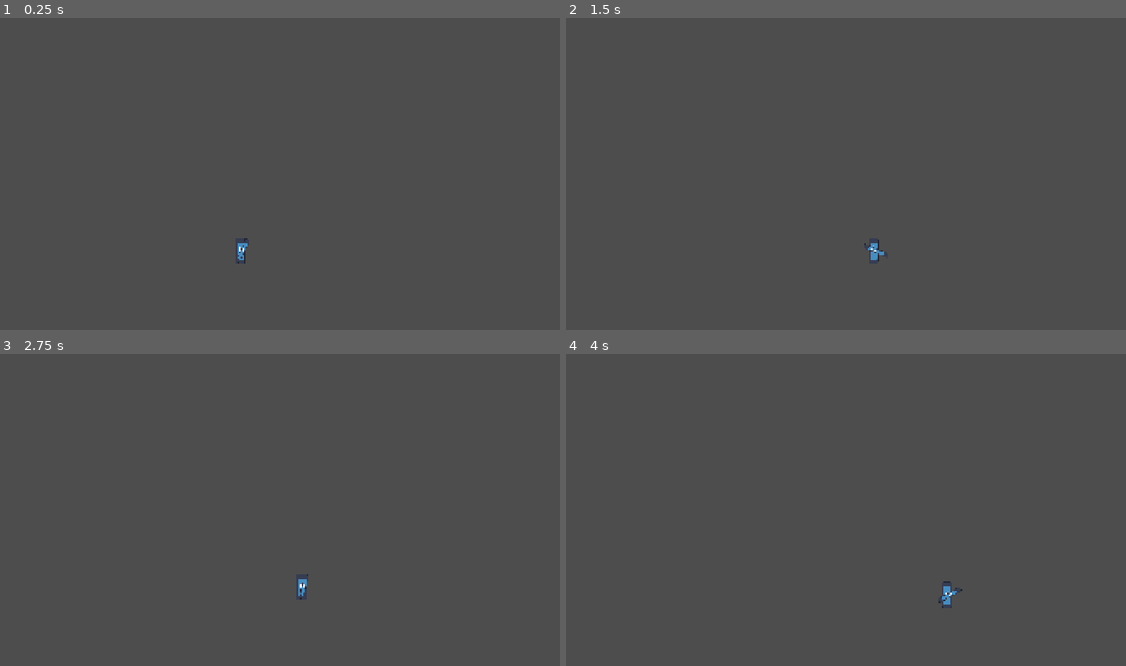
Above: before the commit, frames 1-4 (two rows, left to right).
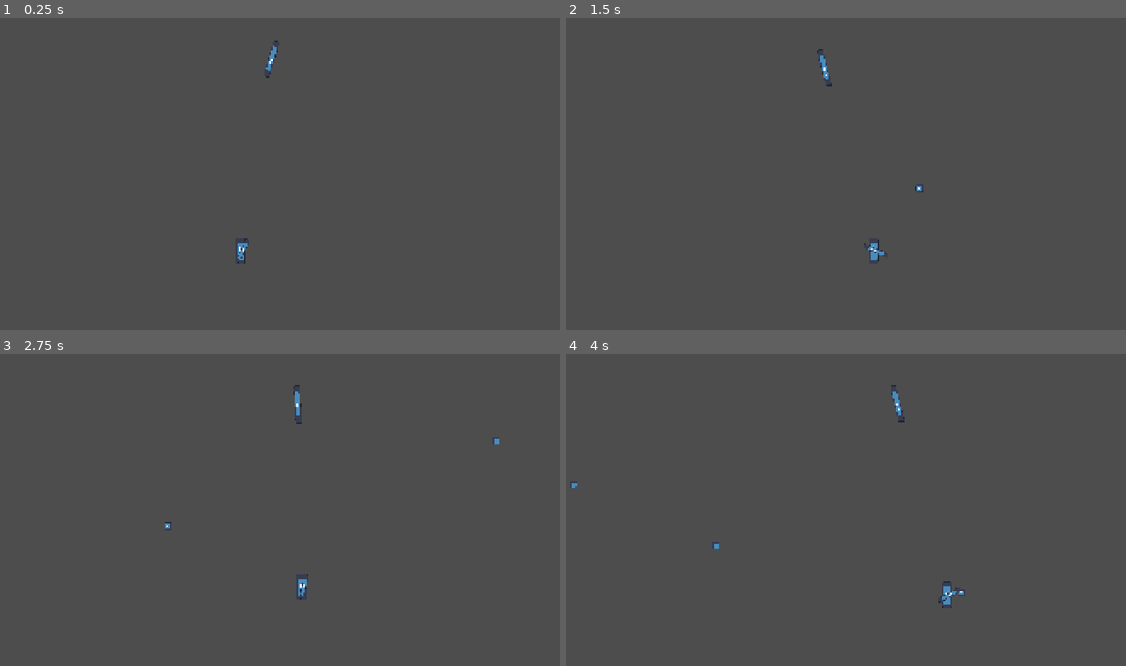
Above: after the commit, the same moments.

Repository: MrPanda05/proto-game
Game: Godot game, scene res://Levels/TestLevel.tscn
The game is run twice, just before and just after one commit, with the same random seed, the same clock (stepped at 60 frames per second) and the same inputs. The engine's default icon, where the game draws it, is replaced by a stand-in: a white triangle on a blue panel in a dark square.
Inputs (mouse positions are in pixels of both pictures, inside the frame that each line leads up to):
- Up to frame 1 (0.25 s): no input
- Up to frame 2 (1.5 s): move the mouse to (969, 158) at 0.52 s; hold D (Right) from 0.53 s (still down); tap Q (AutoAim) at 0.6 s; tap W (Jump) at 0.77 s; move the mouse to (728, 189) at 1.27 s; click (728, 189) at 1.35 s
- Up to frame 3 (2.75 s): tap W (Jump) at 1.52 s; move the mouse to (336, 441) at 2.02 s; release D (Right) at 2.03 s; hold A (Left) from 2.03 s (still down); tap Q (AutoAim) at 2.1 s
- Up to frame 4 (4 s): move the mouse to (818, 572) at 2.77 s; release A (Left) at 2.78 s; hold D (Right) from 2.78 s (still down); click (818, 572) at 2.85 s; tap W (Jump) at 3.02, 3.77 s; move the mouse to (1014, 556) at 3.52 s; tap Q (AutoAim) at 3.6 s

The runs differ from the first frame. In frame 1, less than 0.1% of the frame differs, in the area x 47-50%, y 7-20%; in frame 2, 0.1%; in frame 3, 0.1%; in frame 4, 0.1%, in the area x 1-72%, y 9-78%.

Commit message:
Enemies can take damage
Enemy can die, still needs to add spawner and wave mechanics to increase diff.

Add, rod choice, bullet types, upgrade and whatever

Diff:
--- a/Bullets/BaseBullet.gd
+++ b/Bullets/BaseBullet.gd
@@ -4,11 +4,14 @@
 
 @export var size: float = 1
 @export var speed: float = 150
+@export var baseDamage: float = 5
 @export var maxHitCount: int = 1
 var _hitCount: int = 0
 
+@onready var _hurtbox: HurtboxComponent = $HurtboxComponent
+
 @abstract
-func OnHit()
+func OnHit(hitBox: HitboxComponent)
 
 @abstract
 func Move(dir: Vector2)
--- a/Bullets/Types/BasicBullet.gd
+++ b/Bullets/Types/BasicBullet.gd
@@ -3,7 +3,11 @@
 
 var _direction: Vector2
 
-func OnHit():
+func OnHit(hitBox: HitboxComponent):
+	if(hitBox != null):
+		var damageInfo: HitInfo = HitInfo.new()
+		damageInfo.damage = baseDamage
+		hitBox.CalculateDamage(damageInfo)
 	queue_free()
 
 func Move(dir: Vector2):
@@ -12,3 +16,6 @@
 func _physics_process(delta: float) -> void:
 	velocity = _direction * speed
 	move_and_slide()
+
+func _ready() -> void:
+	_hurtbox.connect("OnHit", OnHit)
--- /dev/null
+++ b/Bullets/Types/BasicBullet.tscn
@@ -0,0 +1,25 @@
+[gd_scene format=3 uid="uid://cnpeukp37s070"]
+
+[ext_resource type="PackedScene" uid="uid://b8rt3b1yhhets" path="res://Bullets/BaseBullet.tscn" id="1_xic3f"]
+[ext_resource type="Script" uid="uid://dcr1x34l3ubem" path="res://Bullets/Types/BasicBullet.gd" id="2_m1oo7"]
+[ext_resource type="PackedScene" uid="uid://bjt4qk66gg8ly" path="res://Commons/Components/HurtboxComponent.tscn" id="3_236uo"]
+
+[sub_resource type="CircleShape2D" id="CircleShape2D_gsi77"]
+radius = 8.0
+
+[sub_resource type="CircleShape2D" id="CircleShape2D_mgtjl"]
+radius = 16.0
+
+[node name="BasicBullet" unique_id=1796345112 instance=ExtResource("1_xic3f")]
+script = ExtResource("2_m1oo7")
+speed = 450.0
+
+[node name="CollisionShape2D" parent="." index="1" unique_id=1656786958]
+shape = SubResource("CircleShape2D_gsi77")
+
+[node name="HurtboxComponent" parent="." index="2" unique_id=995218557 instance=ExtResource("3_236uo")]
+collision_layer = 8
+collision_mask = 3
+
+[node name="CollisionShape2D" type="CollisionShape2D" parent="HurtboxComponent" index="0" unique_id=673801566]
+shape = SubResource("CircleShape2D_mgtjl")
--- /dev/null
+++ b/Commons/Components/HealthComponent.gd
@@ -0,0 +1,19 @@
+class_name  HealthComponent
+extends Node2D
+
+@export var maxHealth: float
+@export var currentHealth: float
+
+signal OnDeath
+signal OnHealthChanged
+
+func SetUp(newMaxHealth: float) -> void:
+	maxHealth = newMaxHealth
+	currentHealth = maxHealth
+
+
+func TakeDamage(damage: float) -> void:
+	currentHealth -= damage
+	if(currentHealth <= 0):
+		OnDeath.emit()
+	OnHealthChanged.emit()
--- /dev/null
+++ b/Commons/Components/HealthComponent.tscn
@@ -0,0 +1,6 @@
+[gd_scene format=3 uid="uid://csuiq0w401ijs"]
+
+[ext_resource type="Script" uid="uid://bq5dmkmuipkh5" path="res://Commons/Components/HealthComponent.gd" id="1_06opg"]
+
+[node name="HealthComponent" type="Node2D" unique_id=920714907]
+script = ExtResource("1_06opg")
--- /dev/null
+++ b/Commons/Components/HitboxComponent.gd
@@ -0,0 +1,14 @@
+## Who takes damage
+class_name HitboxComponent
+extends Area2D
+
+@export var hasImunityFrames: bool = false
+@export var imunityFrames: int = 15
+
+var isInImunityFrames: bool = false
+signal OnHit(hitInfo: HitInfo)
+
+func CalculateDamage(hitInfo: HitInfo):
+	if(!isInImunityFrames):
+		OnHit.emit(hitInfo)
+		return
--- /dev/null
+++ b/Commons/Components/HitboxComponent.tscn
@@ -0,0 +1,6 @@
+[gd_scene format=3 uid="uid://bmpmrsten4786"]
+
+[ext_resource type="Script" uid="uid://cr6qhhhn3jrft" path="res://Commons/Components/HitboxComponent.gd" id="1_232vt"]
+
+[node name="HitboxComponent" type="Area2D" unique_id=709588686]
+script = ExtResource("1_232vt")
--- /dev/null
+++ b/Commons/Components/HurtboxComponent.gd
@@ -0,0 +1,13 @@
+## Who does damage
+class_name HurtboxComponent
+extends Area2D
+## Emitted once the hitsomething
+signal OnHit(Hitbox: HitboxComponent)
+
+func OnAreaEntered(area: Area2D) -> void:
+	if(area is HitboxComponent):
+		OnHit.emit(area)
+
+
+func OnBodyEntered(_body: Node2D) -> void:
+	OnHit.emit(null)
--- /dev/null
+++ b/Commons/Components/HurtboxComponent.tscn
@@ -0,0 +1,9 @@
+[gd_scene format=3 uid="uid://bjt4qk66gg8ly"]
+
+[ext_resource type="Script" uid="uid://dwkkvc04b0q7q" path="res://Commons/Components/HurtboxComponent.gd" id="1_i5h0h"]
+
+[node name="HurtboxComponent" type="Area2D" unique_id=995218557]
+script = ExtResource("1_i5h0h")
+
+[connection signal="area_entered" from="." to="." method="OnAreaEntered"]
+[connection signal="body_entered" from="." to="." method="OnBodyEntered"]
--- /dev/null
+++ b/Commons/HitInfo.gd
@@ -0,0 +1,7 @@
+class_name HitInfo
+extends RefCounted
+
+var damage:float = 5
+var critic: bool = false
+var superCrict: bool = false
+var Owner:Node
--- /dev/null
+++ b/Commons/StatsInfo.gd
@@ -0,0 +1,8 @@
+class_name StatsInfo
+extends RefCounted
+
+var currentRound: int = 1
+var size: float = 1
+var damage: float = 0
+var crictChange: float = 0
+var superCrictChange: float = 0
--- a/Enemies/BaseEnemy.gd
+++ b/Enemies/BaseEnemy.gd
@@ -1,3 +1,4 @@
+#DO NO USE THIS ENEMY, DUE TO NOT BEHAVING IN A GOOD WAY FOR THE PLAYER
 class_name BaseEnemy
 extends CharacterBody2D
 
--- a/Enemies/BaseEnemyBody.gd
+++ b/Enemies/BaseEnemyBody.gd
@@ -8,6 +8,35 @@
 var desiredVelocity: Vector2 = Vector2.ZERO
 var Brain: FSM
 var _angle: float = 0.0
+@onready var _hurtBox: HurtboxComponent = $HurtboxComponent
+@onready var _hitBox: HitboxComponent = $HitboxComponent
+@onready var _healthComponent: HealthComponent = $HealthComponent
+
+@onready var _visual: Sprite2D = $Sprite2D
+## On Took damage
+func OnTookDamage(hitInfo: HitInfo):
+	print(hitInfo.damage)
+	_healthComponent.TakeDamage(hitInfo.damage)
+
+## On contact damage with player
+func OnHit(hitBox: HitboxComponent):
+	print("Ninja")
+	pass
+
+## HealthChanged
+func OnHealthChanged():
+	var fade: float = clampf(
+		_healthComponent.currentHealth / _healthComponent.maxHealth,
+		0.0,
+		1.0
+	)
+	if(fade <= .35): return
+	_visual.modulate.a = fade
+
+## On enemy death
+func OnDied():
+	queue_free()
+	print("Died")
 
 func _ready() -> void:
 	gravity_scale = 0.0
@@ -28,9 +57,13 @@
 	if target != null:
 		var wanted := (target.global_position - state.transform.origin).angle() + PI / 2
 		_angle = lerp_angle(_angle, wanted, clampf(Data.turnSpeed * state.step, 0.0, 1.0))
-	# Rotate the body (and therefore its collider), keeping the current position
 	state.transform = Transform2D(_angle, state.transform.origin)
 
 func OnStart() -> void:
 	if Brain != null:
 		Brain.StartFSM()
+	_hurtBox.connect("OnHit", OnHit)
+	_hitBox.connect("OnHit", OnTookDamage)
+	_healthComponent.connect("OnHealthChanged", OnHealthChanged)
+	_healthComponent.connect("OnDeath", OnDied)
+	_healthComponent.SetUp(30)
--- a/Enemies/BaseEnemyBody.tscn
+++ b/Enemies/BaseEnemyBody.tscn
@@ -3,12 +3,21 @@
 [ext_resource type="Script" uid="uid://j55ut6ffri3n" path="res://Enemies/BaseEnemyBody.gd" id="1_qvt2b"]
 [ext_resource type="Resource" uid="uid://ddx5xekklev4l" path="res://Enemies/Stats/TestEnemy.tres" id="2_86ts8"]
 [ext_resource type="Texture2D" uid="uid://d0uide6srbo2w" path="res://icon.svg" id="3_oxnru"]
+[ext_resource type="PackedScene" uid="uid://csuiq0w401ijs" path="res://Commons/Components/HealthComponent.tscn" id="4_825eh"]
+[ext_resource type="PackedScene" uid="uid://bjt4qk66gg8ly" path="res://Commons/Components/HurtboxComponent.tscn" id="5_u6wwo"]
+[ext_resource type="PackedScene" uid="uid://bmpmrsten4786" path="res://Commons/Components/HitboxComponent.tscn" id="6_8pesl"]
 
 [sub_resource type="PhysicsMaterial" id="PhysicsMaterial_oxnru"]
 friction = 0.0
 
 [sub_resource type="RectangleShape2D" id="RectangleShape2D_mgtjl"]
 size = Vector2(20, 121)
+
+[sub_resource type="RectangleShape2D" id="RectangleShape2D_4usca"]
+size = Vector2(25, 126)
+
+[sub_resource type="RectangleShape2D" id="RectangleShape2D_8pesl"]
+size = Vector2(28, 129)
 
 [node name="BaseEnemyBody" type="RigidBody2D" unique_id=1320595226 groups=["Enemy"]]
 collision_layer = 2
@@ -32,4 +41,23 @@
 shape = SubResource("RectangleShape2D_mgtjl")
 debug_color = Color(0.9540116, 0, 0.5531309, 0.41960785)
 
+[node name="HealthComponent" parent="." unique_id=920714907 instance=ExtResource("4_825eh")]
+
+[node name="HurtboxComponent" parent="." unique_id=995218557 instance=ExtResource("5_u6wwo")]
+collision_layer = 0
+collision_mask = 0
+
+[node name="CollisionShape2D" type="CollisionShape2D" parent="HurtboxComponent" unique_id=1099820645]
+position = Vector2(-0.5, 0)
+shape = SubResource("RectangleShape2D_4usca")
+
+[node name="HitboxComponent" parent="." unique_id=709588686 instance=ExtResource("6_8pesl")]
+collision_layer = 2
+collision_mask = 0
+
+[node name="CollisionShape2D" type="CollisionShape2D" parent="HitboxComponent" unique_id=915169655]
+position = Vector2(-1, 0.5)
+shape = SubResource("RectangleShape2D_8pesl")
+debug_color = Color(0, 0.63378006, 0.4401745, 0.41960785)
+
 [connection signal="ready" from="." to="." method="OnStart"]
--- a/Enemies/Examples/TestEnemyRigid.tscn
+++ b/Enemies/Examples/TestEnemyRigid.tscn
@@ -8,6 +8,7 @@
 
 [node name="Brain" parent="." index="2" unique_id=429959772 instance=ExtResource("2_r7kdx")]
 initial_state = NodePath("HoverStateRIG")
+autoStart = false
 
 [node name="HoverStateRIG" type="Node" parent="Brain" index="0" unique_id=156836124]
 script = ExtResource("3_d107h")
--- a/LePlayer/PlayerRig.tscn
+++ b/LePlayer/PlayerRig.tscn
@@ -3,6 +3,7 @@
 [ext_resource type="Texture2D" uid="uid://d0uide6srbo2w" path="res://icon.svg" id="1_47ucn"]
 [ext_resource type="Script" uid="uid://bfgfj5twuedkn" path="res://LePlayer/PlayerRig.gd" id="1_je4v8"]
 [ext_resource type="PackedScene" uid="uid://dx01pdu4xek54" path="res://Shooter/Shooter.tscn" id="3_rga63"]
+[ext_resource type="PackedScene" uid="uid://cnpeukp37s070" path="res://Bullets/Types/BasicBullet.tscn" id="4_cu106"]
 
 [sub_resource type="PhysicsMaterial" id="PhysicsMaterial_a28d8"]
 friction = 0.0
@@ -30,5 +31,6 @@
 shape = SubResource("RectangleShape2D_mgtjl")
 
 [node name="Shooter" parent="." unique_id=806875647 instance=ExtResource("3_rga63")]
+BulletScene = ExtResource("4_cu106")
 
 [connection signal="ready" from="." to="." method="OnStart"]
--- a/Levels/TestLevel.tscn
+++ b/Levels/TestLevel.tscn
@@ -1,6 +1,7 @@
 [gd_scene format=3 uid="uid://c15aodslnosfl"]
 
 [ext_resource type="PackedScene" uid="uid://c7elqjdqm6c6l" path="res://LePlayer/PlayerRig.tscn" id="2_iqcmb"]
+[ext_resource type="PackedScene" uid="uid://5cwu0a4dg53u" path="res://Enemies/Examples/TestEnemyRigid.tscn" id="2_y1yrn"]
 
 [sub_resource type="RectangleShape2D" id="RectangleShape2D_mgtjl"]
 size = Vector2(1931, 60)
@@ -119,3 +120,7 @@
 
 [node name="PlayerRig" parent="." unique_id=459224005 instance=ExtResource("2_iqcmb")]
 position = Vector2(832, 712)
+
+[node name="TestEnemyRigid" parent="." unique_id=1320595226 node_paths=PackedStringArray("target") instance=ExtResource("2_y1yrn")]
+position = Vector2(940, 150)
+target = NodePath("../PlayerRig")
Not shown, added: Commons/Components/HealthComponent.gd.uid
Not shown, added: Commons/Components/HitboxComponent.gd.uid
Not shown, added: Commons/Components/HurtboxComponent.gd.uid
Not shown, added: Commons/HitInfo.gd.uid
Not shown, added: Commons/StatsInfo.gd.uid
